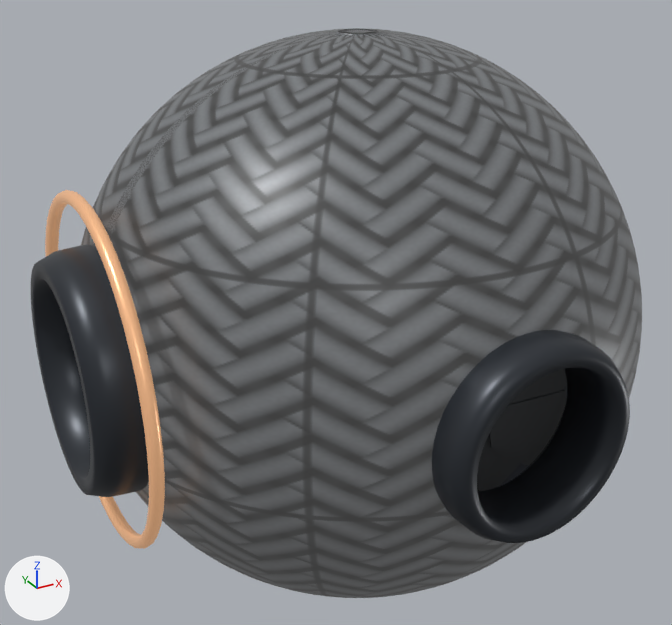
The glTF model packages/app/public/models/mine.glb, before and after one commit.
One viewpoint serves both versions: a 50 mm lens placed at (-1.57, -2.71, 1.38), pointed at (-0.07, 0.02, 0.01). Arrows for +X, +Y and +Z are at lower left; the lights stay in place. The picture after the commit comes second. Where no turn or scale is listed for an object, it has been applied to the vertices.

Objects in the first picture: 'MineBody', 'MineBoreAccent', 'MineBoreCuff', 'MineStarboardCuff', 'MineStarboardIris.000', 'MineStarboardIris.001', 'MineStarboardIris.005' and 1 more.
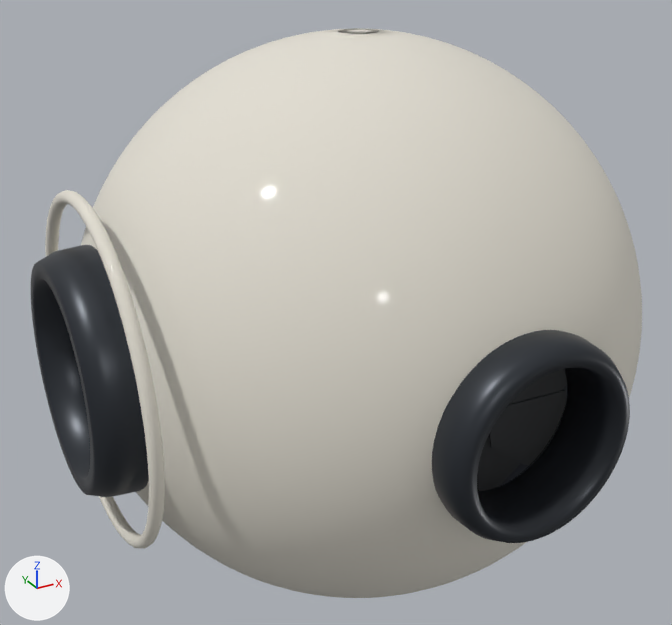
Commit message: Dress mines and collectors in the ranger's hull, so a facility reads as the same ship rather than a painted bronze or carbon body.

Boxes (x1, y1, x2, y2) around the edits, measured in the pictures (672 x 625 px):
'MineBody', recoloured (lighter)
    both: (81, 28, 642, 598)
'MineBoreAccent', recoloured (beige to white)
    both: (45, 190, 165, 549)

Patch to the scene script:
```diff
--- a/packages/app/public/models/mine.glb.py
+++ b/packages/app/public/models/mine.glb.py
@@ mat_ranger_hull @@
+mat_ranger_hull = principled_material('Ranger Hull')
+mat_ranger_hull.base_color = (0.807, 0.776, 0.694)  # white #e8e4d9
+mat_ranger_hull.metallic = 0.15
+mat_ranger_hull.roughness = 1.0
+mat_ranger_hull.coat_weight = 0.15
+mat_ranger_hull.coat_roughness = 0.08
@@ me_minebody @@
 me_minebody.from_pydata(...)  # 4371 vertices, 8640 faces; spans x -0.94..1.0, y -0.97..0.97, z -1.0..1.0
-me_minebody.materials.append(mat_facility_carbon)
+me_minebody.materials.append(mat_ranger_hull)  # white #e8e4d9
@@ me_facility_accent @@
 me_facility_accent.from_pydata(...)  # 480 vertices, 960 faces; spans x -0.976..-0.934, y -0.582..0.582, z -0.582..0.582
-me_facility_accent.materials.append(mat_mine_accent_032)  # beige #e5ad81, glowing brown #987254
+me_facility_accent.materials.append(mat_ranger_hull)  # white #e8e4d9
```
